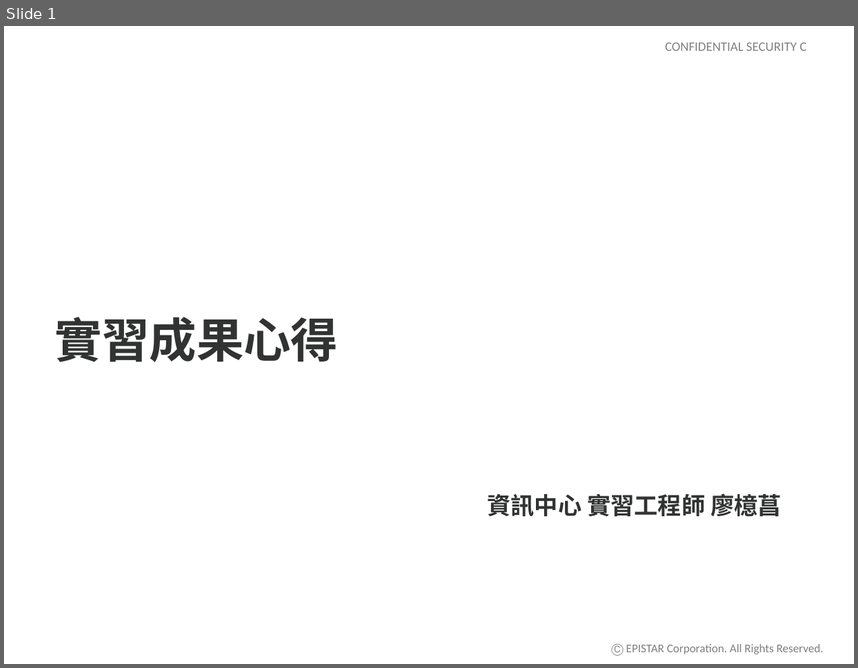
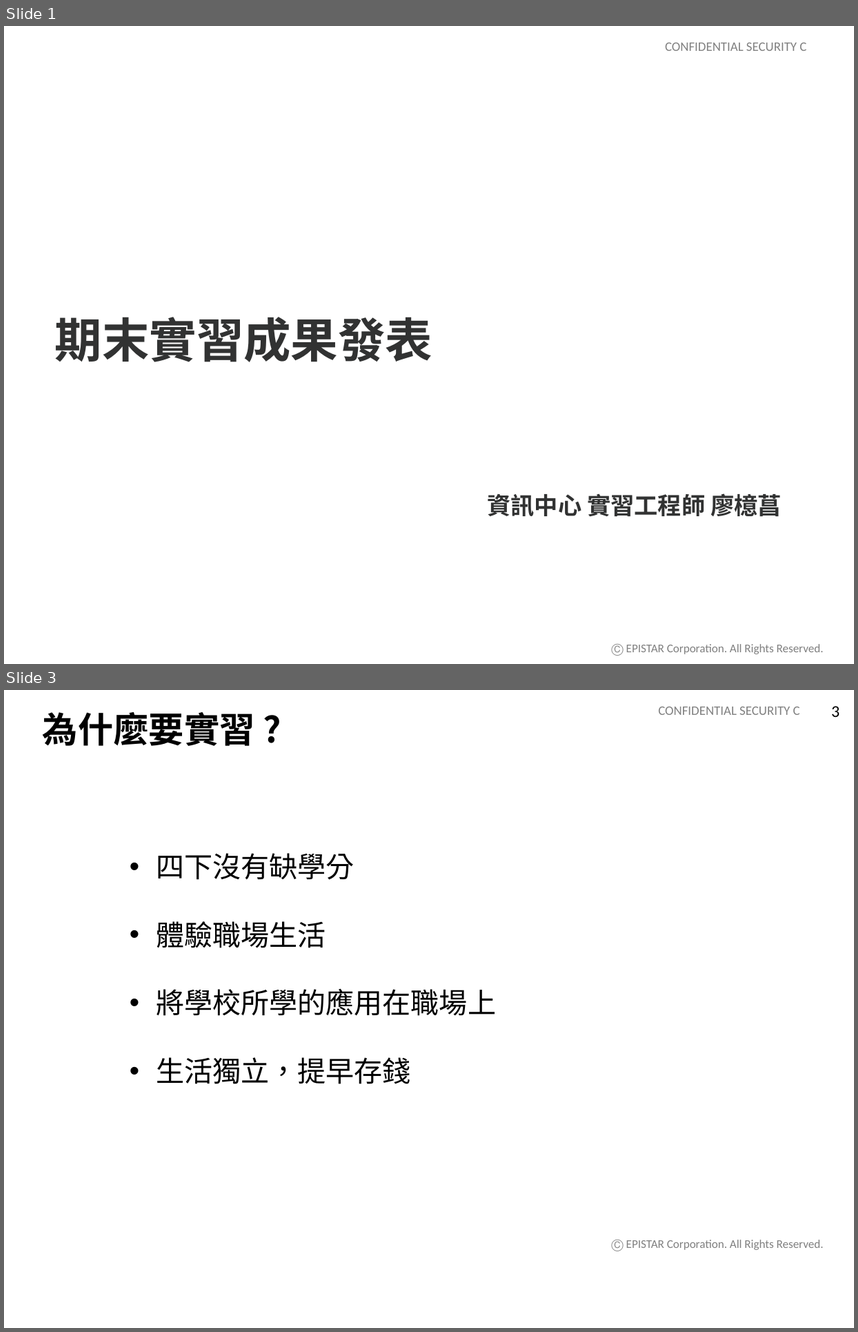
Before and after one commit to d0683201/d0683201, a slide deck: 實習報告.pptx. Shown one above the other, each under a label of ours: slide 1 before the commit, slides 1 and 3 after it; the slides between them are not shown. The pictures are 858x668 and 858x1332 pixels, drawn with LibreOffice and Linux fonts; fonts in the diff are those of the drawing; background and template pictures are left out. Boxes give left, top, right and bottom in pixels: in the first picture for what was removed or moved away, otherwise in the second. Text is boxed around its words. In the diff, an @@ line names an element or a change of style, - is before the commit and + after.

```diff
--- a/實習報告.pptx
+++ b/實習報告.pptx
@@ slide 3 added at <box>4,690,854,1328</box>, background #FFFFFF @@
@@ text added at <box>658,707,800,715</box>, 11 pt, text #808080 @@
+CONFIDENTIAL SECURITY C
@@ page number added at <box>831,706,840,717</box>, 14 pt, text #000000 @@
+3
@@ text added at <box>43,712,255,746</box>, 30 pt, text #000000, bold @@
+為什麼要實習 ?
@@ text added at <box>156,853,496,1084</box>, 24 pt, text #000000 @@
+• 四下沒有缺學分
+• 體驗職場生活
+• 將學校所學的應用在職場上
+• 生活獨立，提早存錢
@@ text added at <box>611,1239,824,1251</box>, 10 pt, text #808080 @@
+Ⓒ EPISTAR Corporation. All Rights Reserved.
@@ slide 1 changed as well @@
@@ title at <box>55,316,432,362</box>: text changed @@
-實習成果心得
+期末實習成果發表
```
Also in this commit, not shown: 4 other slides changed, 1 slide removed.
